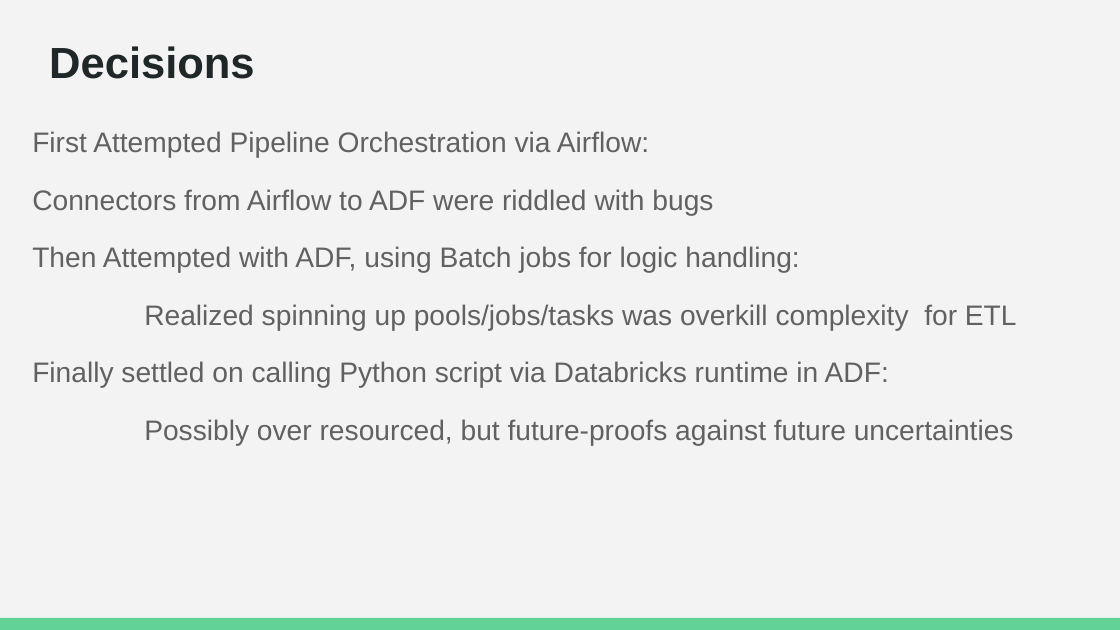
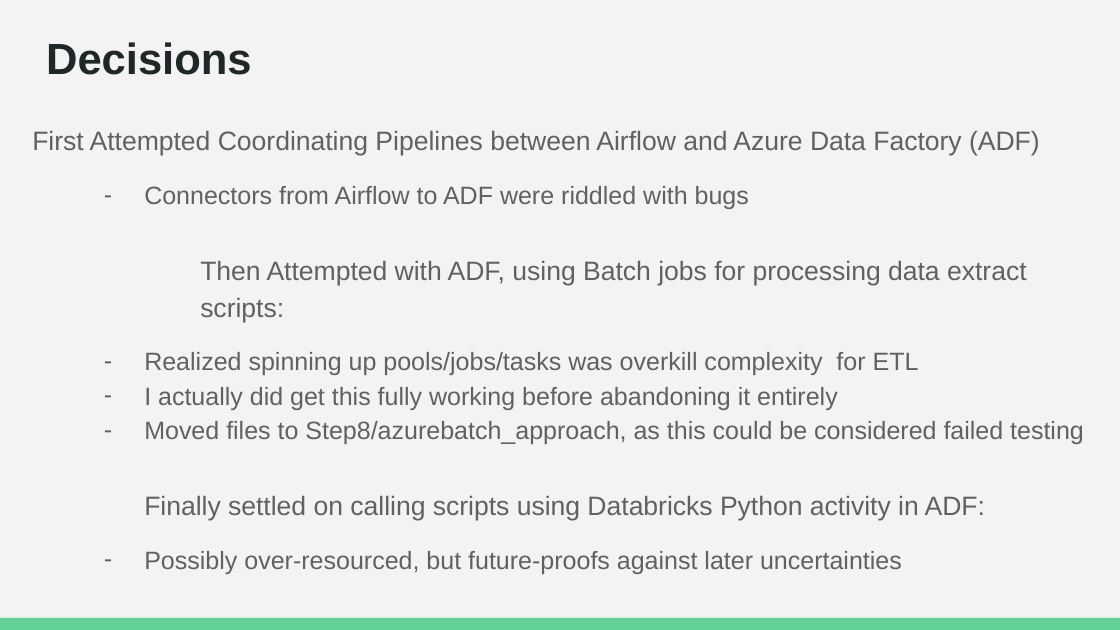
Before and after one commit to conner-mcnicholas/SevereWeatherDB, a slide deck: slide 3 of Step9/docs/DeployProduction.odp. Drawn at 1120x630 pixels with LibreOffice and Linux fonts; fonts in the diff are those of the drawing. Boxes give left, top, right and bottom in pixels: in the first picture for what was removed or moved away, otherwise in the second. Text is boxed around its words. In the diff, an @@ line names an element or a change of style, - is before the commit and + after.

Commit message:
slide deck improved

```diff
--- a/Step9/docs/DeployProduction.odp
+++ b/Step9/docs/DeployProduction.odp
@@ text "Decisions": place and size @@
-text "Decisions" at [49,46,254,79]
+text "Decisions" at [46,42,251,75]
@@ text at [32,131,1040,156]: text changed; size 18.1 to 17.1 pt @@
-First Attempted Pipeline Orchestration via Airflow:
+First Attempted Coordinating Pipelines between Airflow and Azure Data Factory (ADF)
@@ text at [144,186,919,375]: size 18.1 to 16.1 pt in "Connectors from Airflow to ADF were riddled ...", "Realized spinning up pools/jobs/tasks was overkill complexit ..."; bullet none to - @@
@@ text at [200,261,1027,322]: text changed; size 18.1 to 17.1 pt @@
-Then Attempted with ADF, using Batch jobs for logic handling:
+Then Attempted with ADF, using Batch jobs for processing data extract scripts:
@@ text at [144,387,1084,574]: text changed; size 18.1 to 16.1 pt @@
-Finally settled on calling Python script via Databricks runtime in ADF:
-Possibly over resourced, but future-proofs against future uncertainties
+– I actually did get this fully working before abandoning it entirely
+– Moved files to Step8/azurebatch_approach, as this could be considered failed testing
+Finally settled on calling scripts using Databricks Python activity in ADF:
+– Possibly over-resourced, but future-proofs against later uncertainties
```
Also in this commit, not shown: 2 other slides changed, 4 slides added, 1 slide removed, 7 other files.
